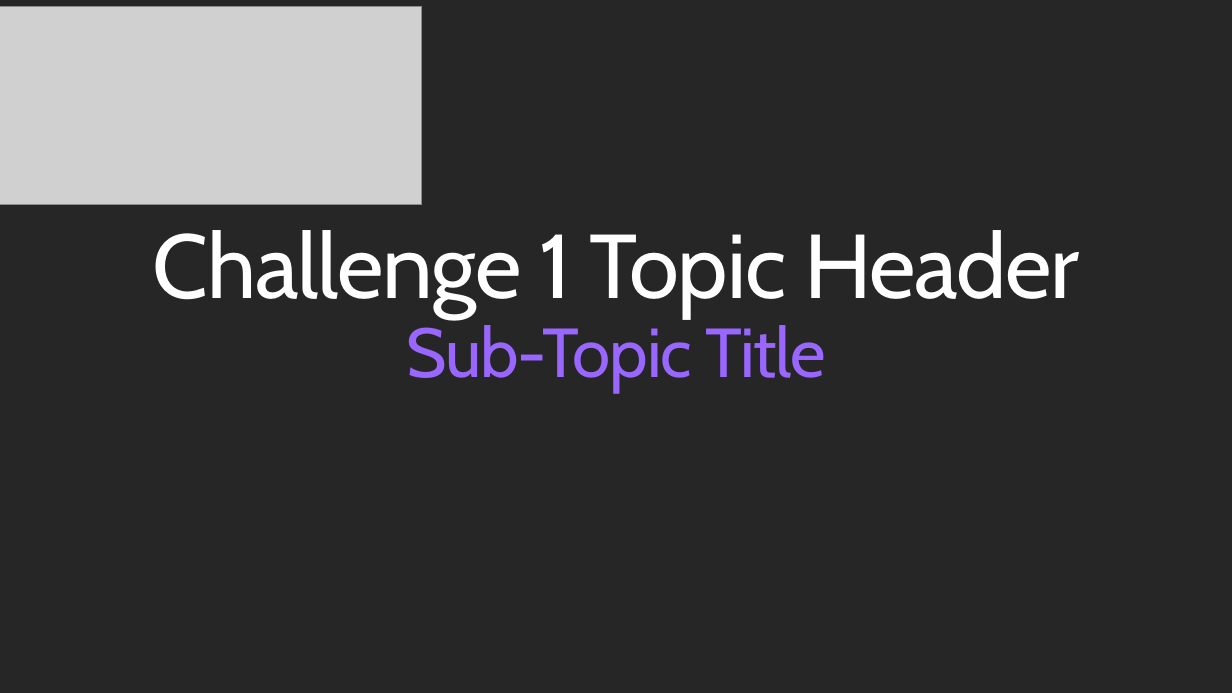
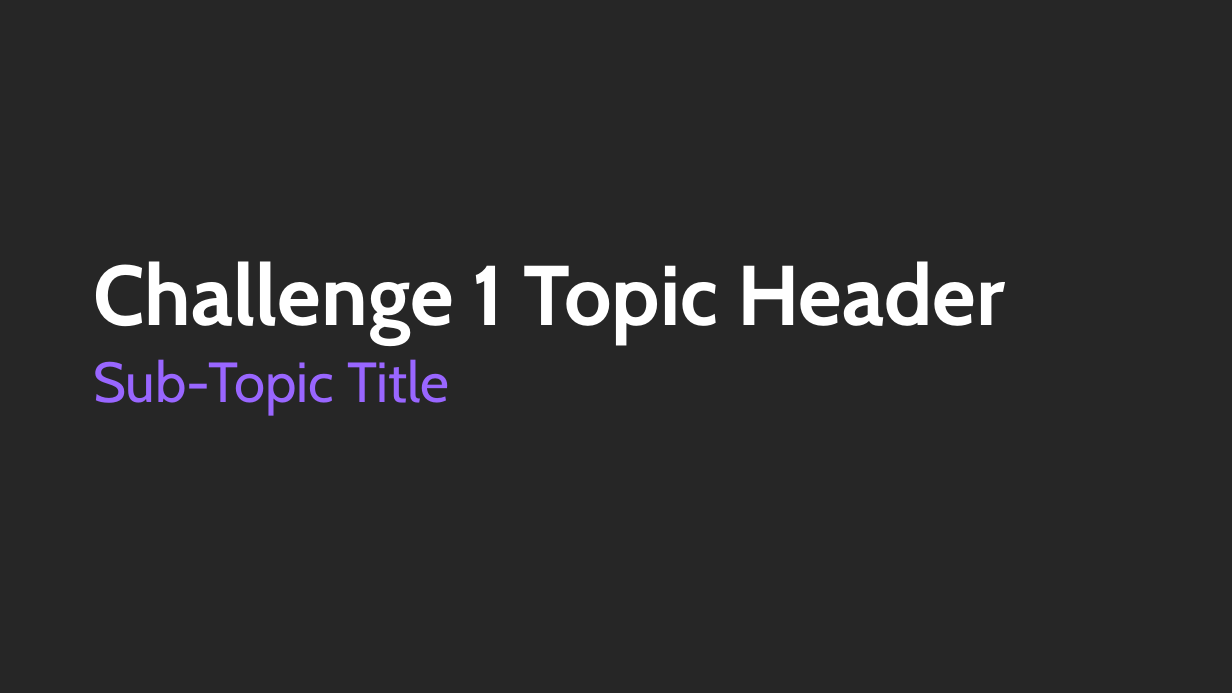
Before and after one commit to microsoft/WhatTheHack, a slide deck: slide 4 of xxx-IntroToKubernetes/Coach/Lectures.pptx. Drawn at 1232x693 pixels with LibreOffice and Linux fonts; fonts in the diff are those of the drawing; grey boxes stand for pictures; background and template pictures are left out. Boxes give left, top, right and bottom in pixels: in the first picture for what was removed or moved away, otherwise in the second. Text is boxed around its words. In the diff, an @@ line names an element or a change of style, - is before the commit and + after.

```diff
--- a/xxx-IntroToKubernetes/Coach/Lectures.pptx
+++ b/xxx-IntroToKubernetes/Coach/Lectures.pptx
@@ picture removed at box(0, 6, 421, 205) @@
@@ title "Challenge 1 Topic Header" at box(93, 261, 1005, 344): vertical alignment top to bottom @@
@@ title at box(93, 261, 1005, 344): text changed; size 70.6 to 66 pt; bold on @@
-Challenge 1 Topic Header
-Sub-Topic Title
+Challenge 1 Topic Header
@@ text added at box(93, 359, 450, 415), 44 pt, text #9966FF @@
+Sub-Topic Title
```
Also in this commit, not shown: 11 other slides changed.
